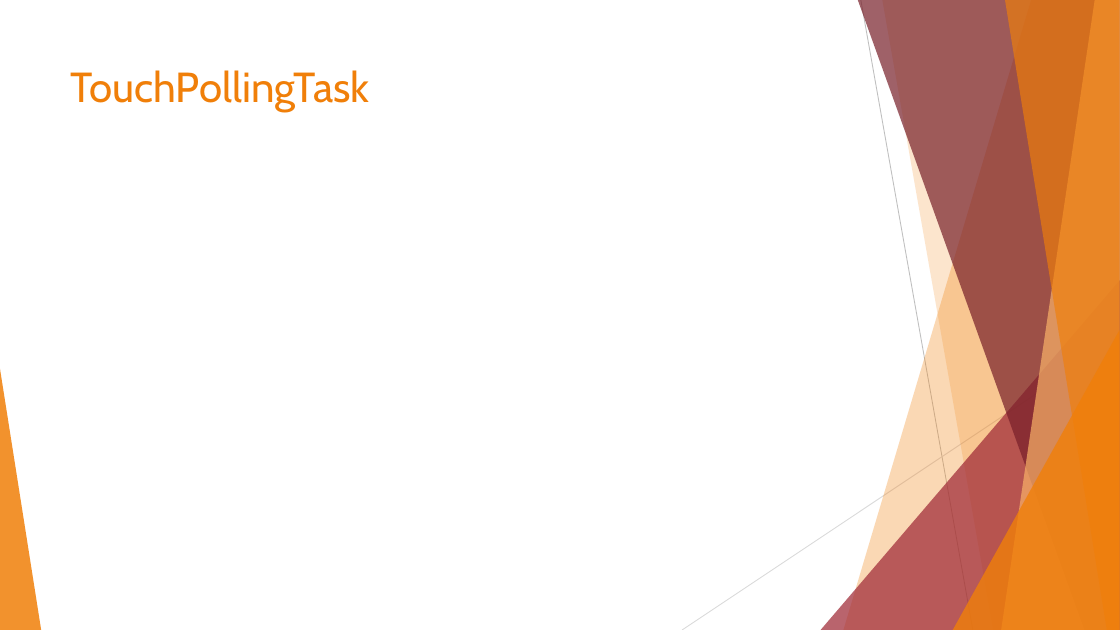
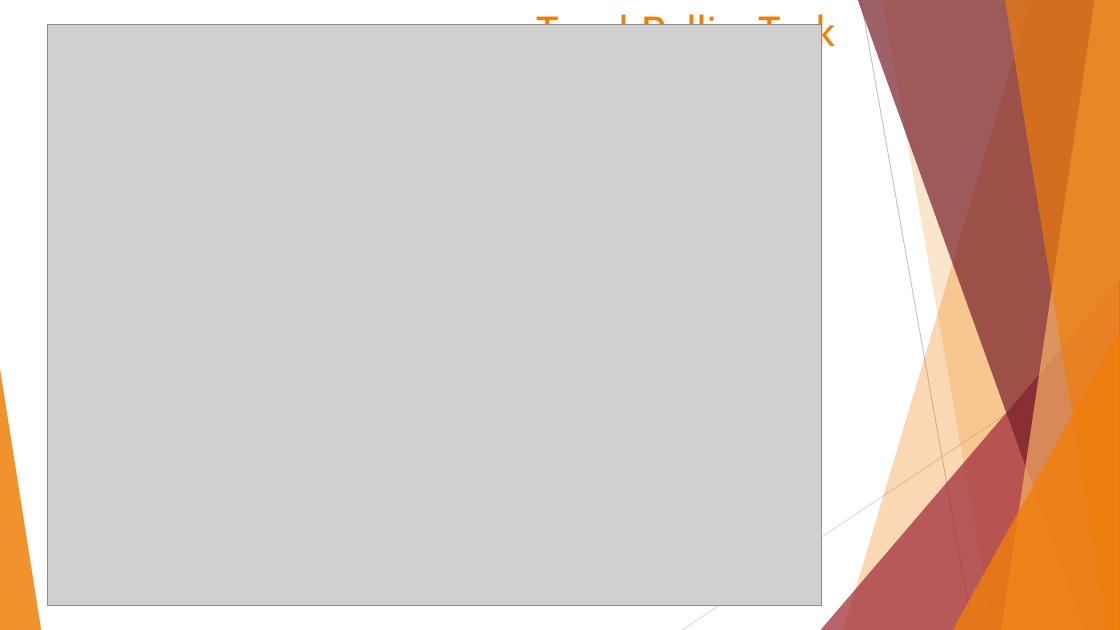
Before and after one commit to baldwinvs/embsys105, a slide deck: slide 11 of Project/Presentation.pptx (slide 8 before the commit). Drawn at 1120x630 pixels with LibreOffice and Linux fonts; fonts in the diff are those of the drawing; grey boxes stand for pictures. Boxes give left, top, right and bottom in pixels: in the first picture for what was removed or moved away, otherwise in the second. Text is boxed around its words. In the diff, an @@ line names an element or a change of style, - is before the commit and + after.

Commit message:
Refactored touchPolling and updated/added diagrams

```diff
--- a/Project/Presentation.pptx
+++ b/Project/Presentation.pptx
@@ picture added at <box>48,25,822,606</box> @@
@@ title "TouchPollingTask": place and size @@
-title "TouchPollingTask" at <box>71,70,370,112</box>
+title "TouchPollingTask" at <box>536,11,835,56</box>
```
Also in this commit, not shown: 6 other slides changed, 1 slide added, 1 slide removed, 9 other files.
